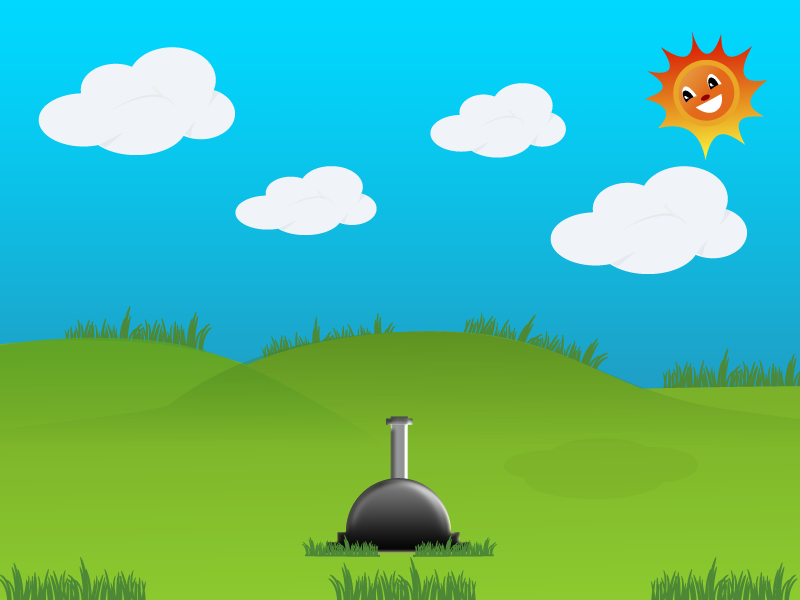
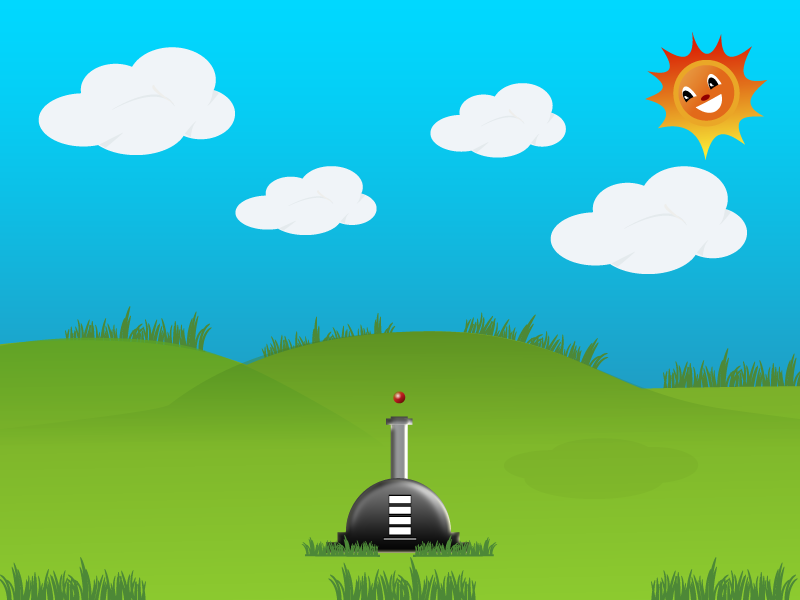
Two versions of the same layered image (w=800, h=600). Layer-by-layer changes:
added layer "Energia" above "Nubes" over [left=383, top=494, right=417, bottom=541]
added layer "Bala" above "Background" over [left=393, top=391, right=406, bottom=404]
